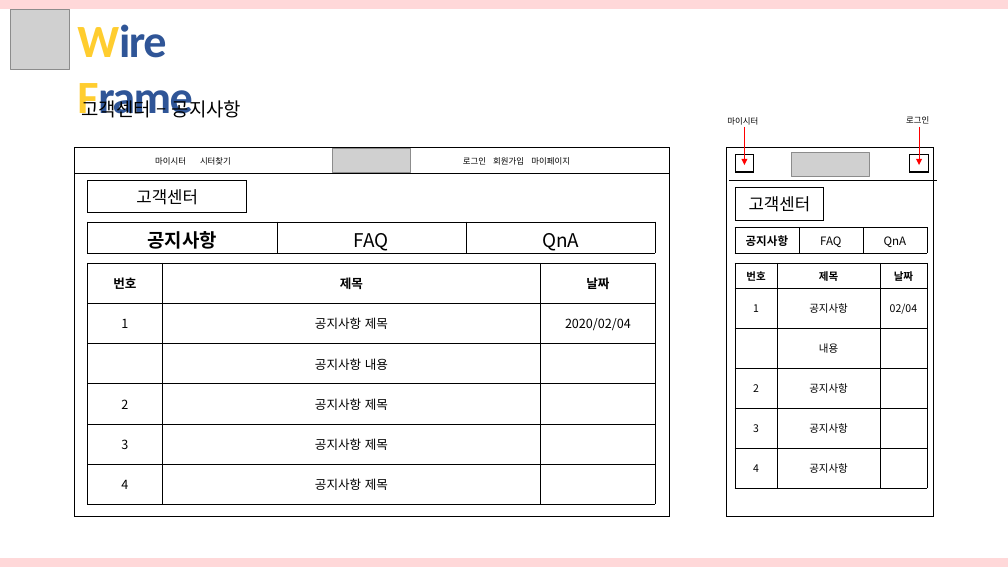
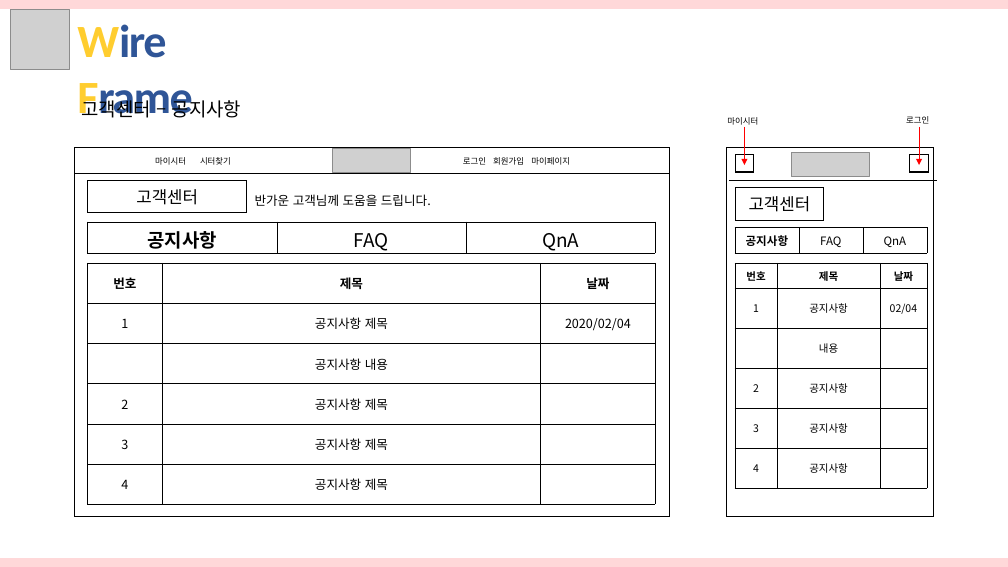
Before and after one commit to hhsw07/ezen-academy-projects, a slide deck: slide 12 of hsw/반려동물관리서비스_송우.pptx. Drawn at 1008x567 pixels with LibreOffice and Linux fonts; fonts in the diff are those of the drawing; grey boxes stand for pictures. Boxes give left, top, right and bottom in pixels: in the first picture for what was removed or moved away, otherwise in the second. Text is boxed around its words. In the diff, an @@ line names an element or a change of style, - is before the commit and + after.

```diff
--- a/hsw/반려동물관리서비스_송우.pptx
+++ b/hsw/반려동물관리서비스_송우.pptx
@@ text added at [255,194,431,206], 12 pt, text #000000 @@
+반가운 고객님께 도움을 드립니다.
```
Also in this commit, not shown: 3 other slides changed.
